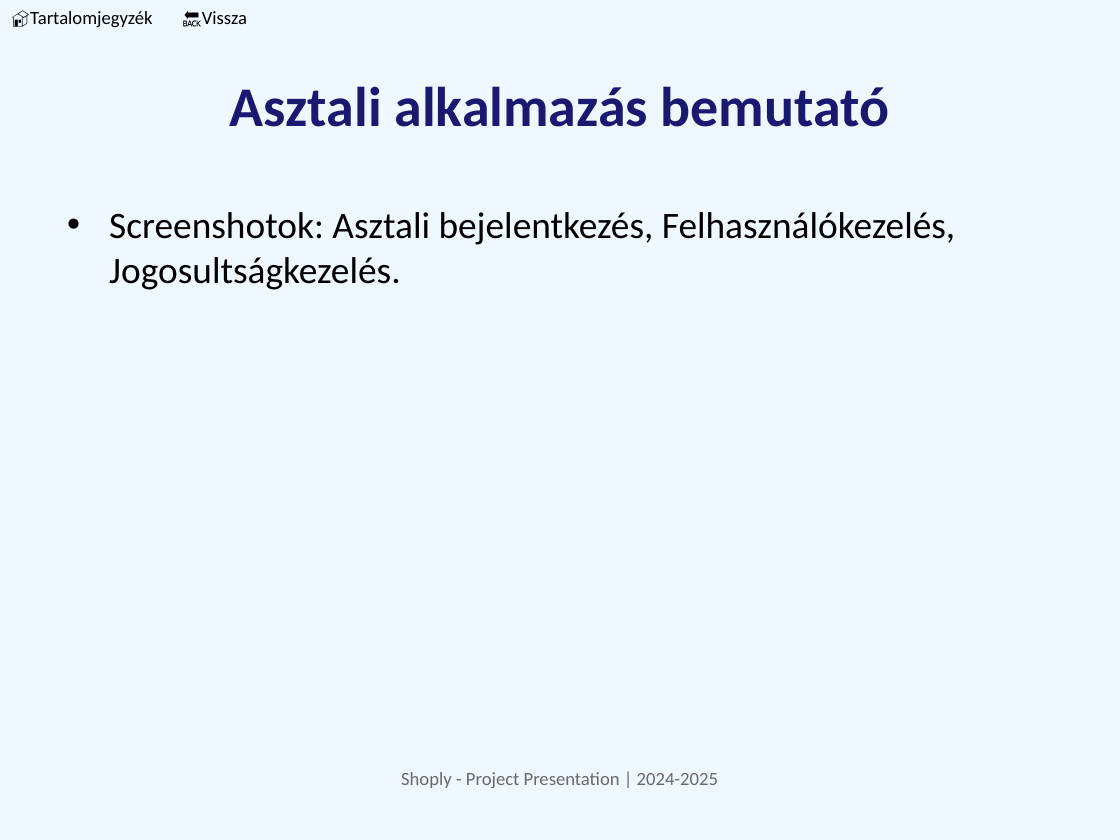
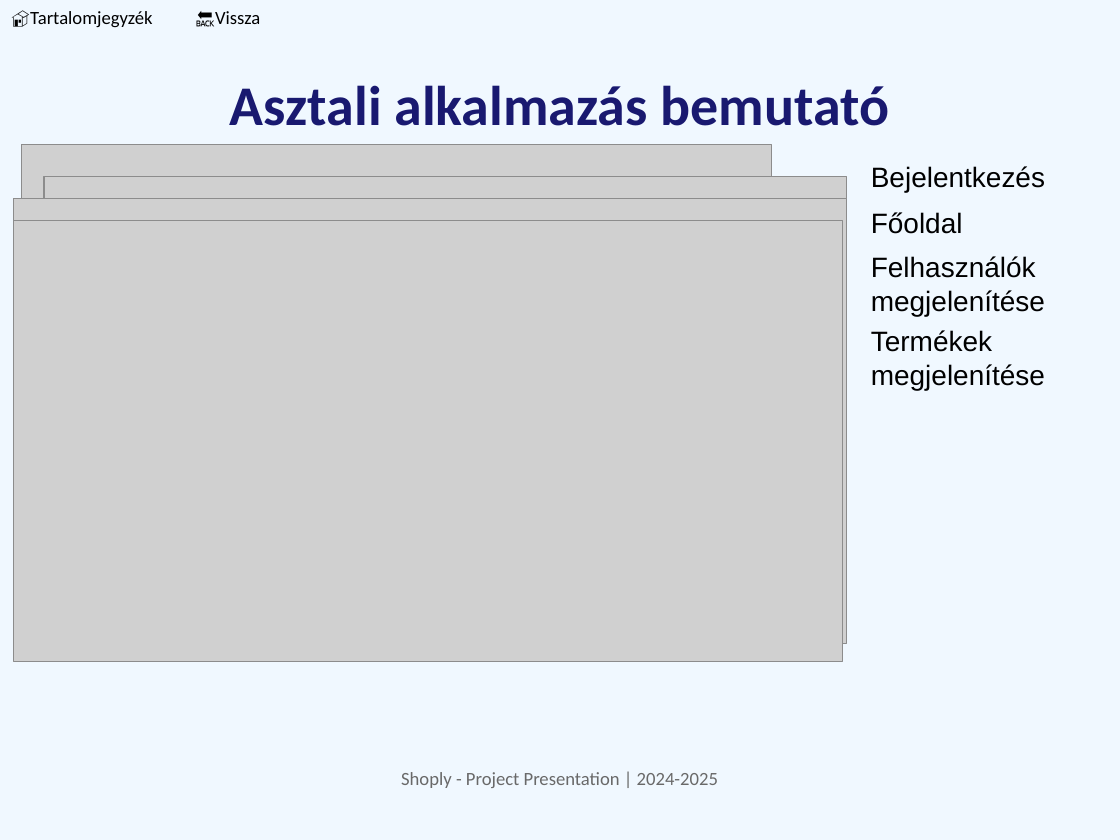
Before and after one commit to qlaxd/Shoply, a slide deck: slide 7 of shoply_presentation_final.pptx. Drawn at 1120x840 pixels with LibreOffice and Linux fonts; fonts in the diff are those of the drawing; grey boxes stand for pictures. Boxes give left, top, right and bottom in pixels: in the first picture for what was removed or moved away, otherwise in the second. Text is boxed around its words. In the diff, an @@ line names an element or a change of style, - is before the commit and + after.

```diff
--- a/shoply_presentation_final.pptx
+++ b/shoply_presentation_final.pptx
@@ text "🔙Vissza": place and size @@
-text "🔙Vissza" at [202,11,247,24]
+text "🔙Vissza" at [215,11,260,24]
@@ picture added at [21,144,771,661] @@
@@ picture added at [44,176,847,604] @@
@@ text added at [871,166,1045,192], 18 pt, text #000000 @@
+Bejelentkezés
@@ picture added at [13,198,847,643] @@
@@ picture added at [13,221,842,662] @@
@@ text removed at [109,212,955,290] @@
-• Screenshotok: Asztali bejelentkezés, Felhasználókezelés, Jogosultságkezelés.
@@ text added at [871,212,963,234], 18 pt, text #000000 @@
+Főoldal
@@ text added at [871,256,1045,316], 18 pt, text #000000 @@
+Felhasználók megjelenítése
@@ text added at [871,330,1045,390], 18 pt, text #000000 @@
+Termékek megjelenítése
```
Also in this commit, not shown: 7 other slides changed.
